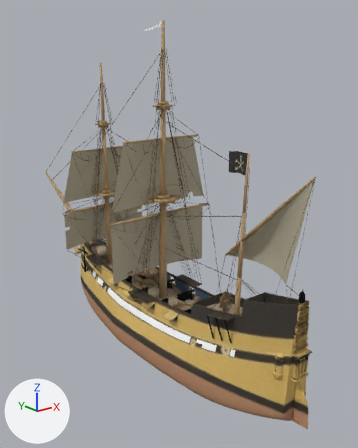
One commit to the glTF model public/ships/flute.glb: the scene before it, then after it.
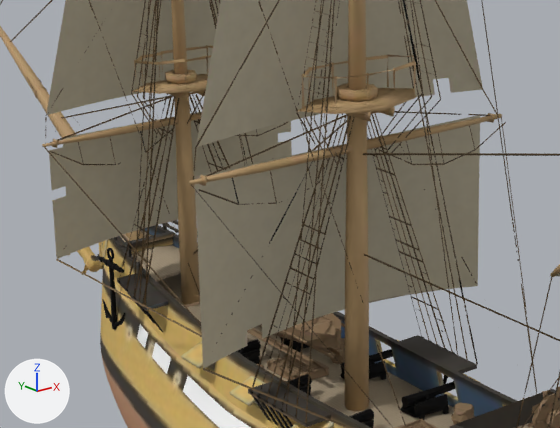
The first picture shows the older version from a camera (50 mm lens) standing at (-24.7, -32.9, 22.3) and looking at (2.4, 0.9, 8.7). The close-ups show the older and then the newer version on the part from 14% to 64% of the width and 37% to 68% of the height of that picture. Only the edits that show in the close-ups are written down. The axes (+X, +Y, +Z) are drawn at lower left. The lights are the same throughout. Where no turn or scale is listed for an object, it has been applied to the vertices.

Names of what the first close-up shows: 'Bowsprit', 'Bulwarks', 'Channels', 'Deck_Furniture', 'Deck_Main', 'Hull', 'Hull_Stripe', 'Masts', 'Rigging', 'Sails', 'Tops', 'Yard_02' and 24 more.
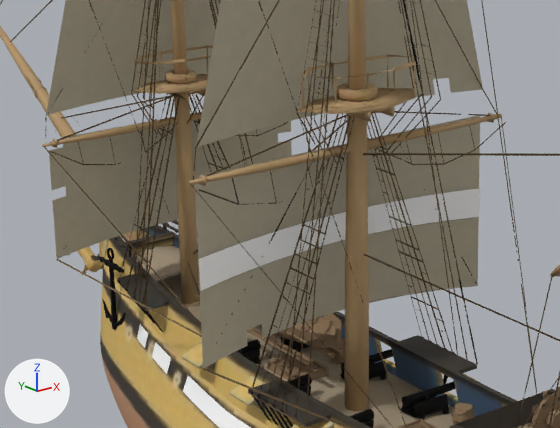
The change, as a diff of the scene's bpy script:
```diff
--- a/public/ships/flute.glb.py
+++ b/public/ships/flute.glb.py
@@ mat_flute_sailband @@
+mat_flute_sailband = principled_material('Flute_SailBand')
+mat_flute_sailband.base_color = (1.0, 1.0, 1.0)  # white #ffffff
+mat_flute_sailband.roughness = 0.7
@@ me_sail_band @@
+me_sail_band.from_pydata(...)  # 114 vertices, 144 faces; spans x -4.95..4.94, y 0.55..1.52, z 7.13..8.04
+me_sail_band.materials.append(mat_flute_sailband)  # white #ffffff
@@ ob_sail_band @@
+ob_sail_band = bpy.data.objects.new('Sail_Band', me_sail_band)
+ob_sail_band.location = (0.0, 0.0, 0.0)
```

Boxes (x1, y1, x2, y2) around the edits, measured in the close-ups (560 x 428 px):
'Sail_Band', added: after (198, 188, 480, 291)
